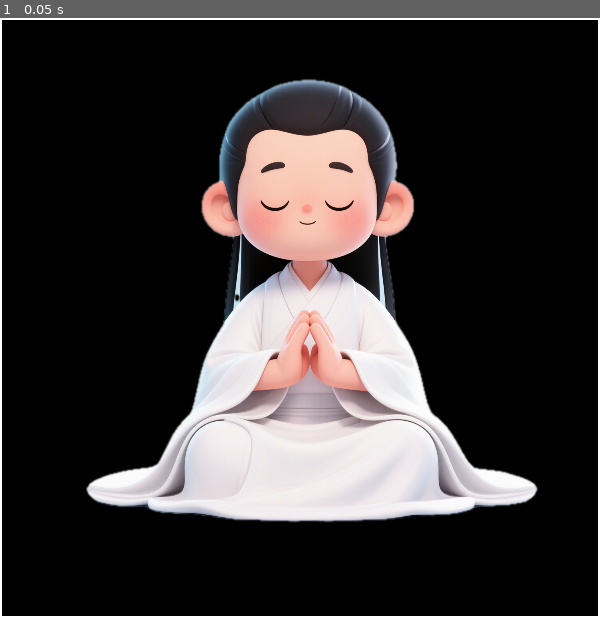
Above: before the commit, frame 1.
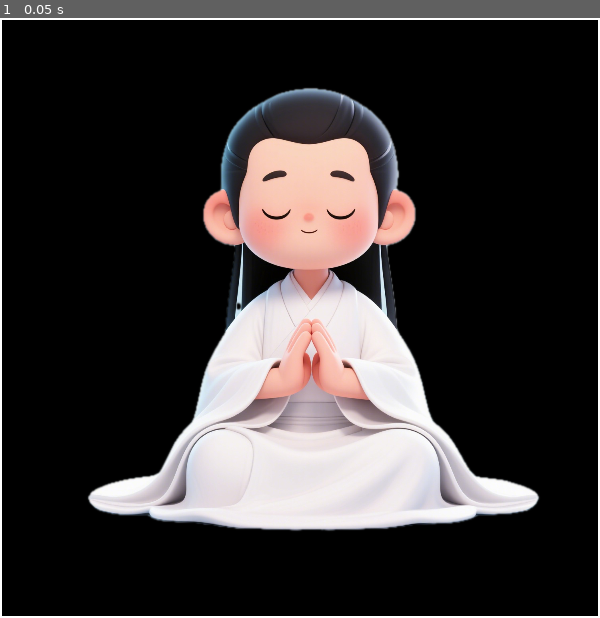
Above: after the commit, the same moment.

Repository: lichen63/cyber-cultivation
Game: Godot game, scene res://scenes/Main.tscn
The game is run twice, just before and just after one commit, with the same random seed, the same clock (stepped at 60 frames per second) and the same inputs.
Inputs:
- Up to frame 1 (0.05 s): no input

The runs differ from the first frame. In frame 1, 9.8% of the frame differs, in the area x 14-90%, y 10-86%.

Commit message:
remove character scene and script

Diff:
--- a/scenes/Character.tscn
+++ /dev/null
@@ -1,18 +0,0 @@
-[gd_scene load_steps=4 format=3 uid="uid://b5q8w3x7r2m1n"]
-
-[ext_resource type="Texture2D" uid="uid://xvjixclm68kd" path="res://assets/graphics/sprites/character.png" id="1_character"]
-[ext_resource type="Script" uid="uid://c1d2e3f4g5h6i" path="res://scripts/ui/Character.gd" id="2_script"]
-
-[sub_resource type="RectangleShape2D" id="RectangleShape2D_1"]
-size = Vector2(462, 464)
-
-[node name="Character" type="Area2D"]
-script = ExtResource("2_script")
-
-[node name="Sprite2D" type="Sprite2D" parent="."]
-scale = Vector2(0.4, 0.4)
-texture = ExtResource("1_character")
-
-[node name="CollisionShape2D" type="CollisionShape2D" parent="."]
-position = Vector2(12, -22)
-shape = SubResource("RectangleShape2D_1")
--- a/scenes/Main.tscn
+++ b/scenes/Main.tscn
@@ -1,7 +1,7 @@
 [gd_scene load_steps=3 format=3 uid="uid://cg3gvxvr6v8t7"]
 
 [ext_resource type="Script" uid="uid://m3h6rnoimfd2" path="res://scripts/ui/Main.gd" id="1_rvslj"]
-[ext_resource type="PackedScene" uid="uid://b5q8w3x7r2m1n" path="res://scenes/Character.tscn" id="2_0bbpv"]
+[ext_resource type="Texture2D" uid="uid://xvjixclm68kd" path="res://assets/graphics/sprites/character.png" id="2_rvslj"]
 
 [node name="Main" type="Control"]
 layout_mode = 3
@@ -12,4 +12,18 @@
 grow_vertical = 2
 script = ExtResource("1_rvslj")
 
-[node name="Character" parent="." instance=ExtResource("2_0bbpv")]
+[node name="Character" type="TextureRect" parent="."]
+layout_mode = 1
+anchors_preset = -1
+anchor_left = 0.503
+anchor_top = 0.514
+anchor_right = 0.503
+anchor_bottom = 0.514
+offset_left = -265.8
+offset_top = -265.4
+offset_right = 1062.2
+offset_bottom = 1062.6
+grow_horizontal = 2
+grow_vertical = 2
+scale = Vector2(0.4, 0.4)
+texture = ExtResource("2_rvslj")
--- a/scripts/ui/Character.gd
+++ /dev/null
@@ -1,33 +0,0 @@
-extends Area2D
-
-## Human character controller
-## Handles dragging and mouse interactions
-
-# Drag-related variables
-var is_dragging: bool = false
-var drag_start_mouse_pos: Vector2
-var drag_start_window_pos: Vector2
-
-# UI node references
-@onready var sprite: Sprite2D = $Sprite2D
-@onready var collision_shape: CollisionShape2D = $CollisionShape2D
-
-func _ready() -> void:
-  # Set up collision shape to match sprite size
-  setup_collision_shape()
-
-  # Center the character in the window
-  center_character()
-
-func setup_collision_shape() -> void:
-  """Set up collision shape to match sprite dimensions"""
-  if sprite and sprite.texture and collision_shape:
-    var texture_size = sprite.texture.get_size()
-    var shape = RectangleShape2D.new()
-    shape.size = texture_size * sprite.scale
-    collision_shape.shape = shape
-
-func center_character() -> void:
-  """Center the character in the window"""
-  var window_size = get_window().size
-  position = Vector2(window_size.x / 2, window_size.y / 2)
--- a/scripts/ui/Main.gd
+++ b/scripts/ui/Main.gd
@@ -1,4 +1,8 @@
 extends Control
+
+# Variables for window dragging
+var is_dragging: bool = false
+var mouse_initial_pos: Vector2 = Vector2.ZERO
 
 func _ready() -> void:
   """Initialize main menu"""
@@ -8,6 +12,29 @@
 
   # Enable drawing for border
   set_process(true)
+
+func _gui_input(event: InputEvent) -> void:
+  print("GUI input event: ", event)
+  """Handle mouse input for window dragging"""
+  if event is InputEventMouseButton:
+    if event.button_index == MOUSE_BUTTON_LEFT:
+      if event.pressed:
+        # Start dragging
+        is_dragging = true
+        mouse_initial_pos = event.position
+      else:
+        # Stop dragging
+        is_dragging = false
+  elif event is InputEventMouseMotion and is_dragging:
+    # Move window based on mouse movement
+    var window = get_window()
+    var global_mouse_pos = event.position
+    var position_delta = global_mouse_pos - mouse_initial_pos
+    # window.position += position_delta
+    window.position += Vector2i(1, 0)
+    print("Mouse position: ", global_mouse_pos)
+    print("Position delta: ", position_delta)
+    print("Current window position: ", window.position)
 
 func _draw() -> void:
   """Draw the window border"""
